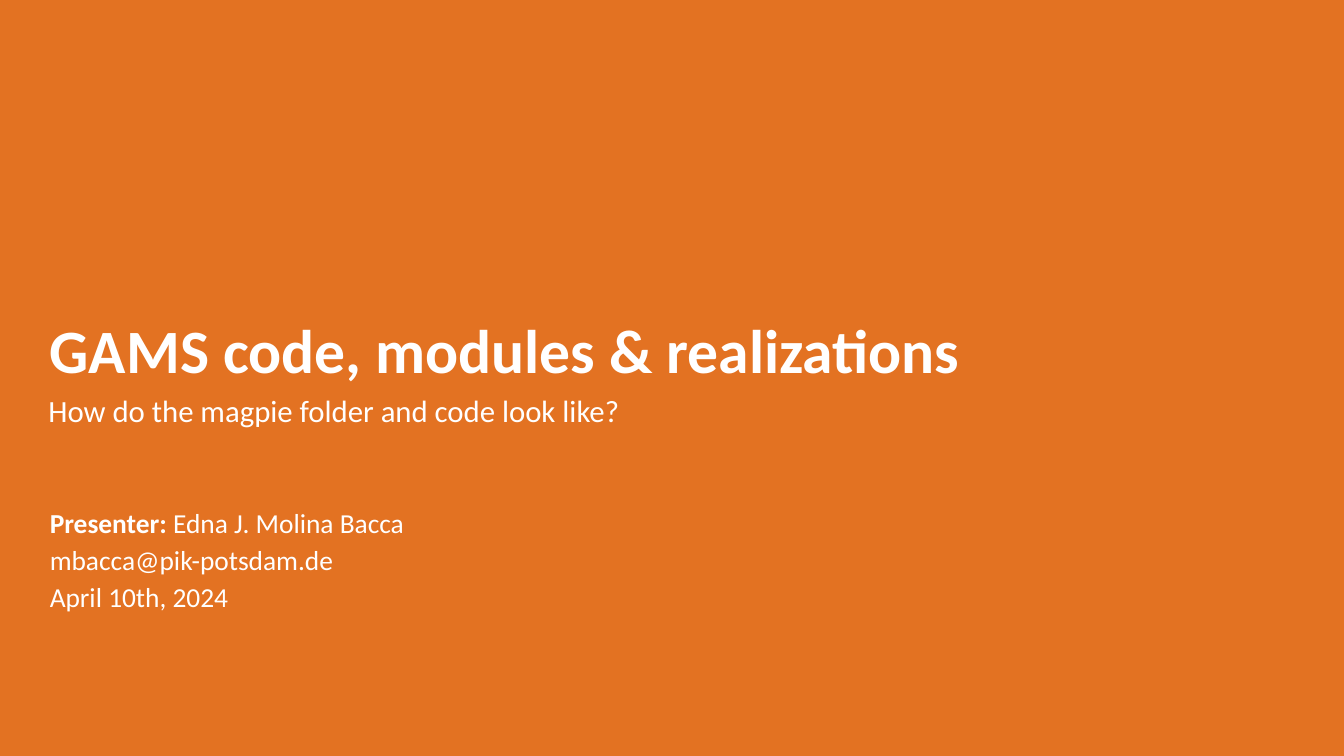
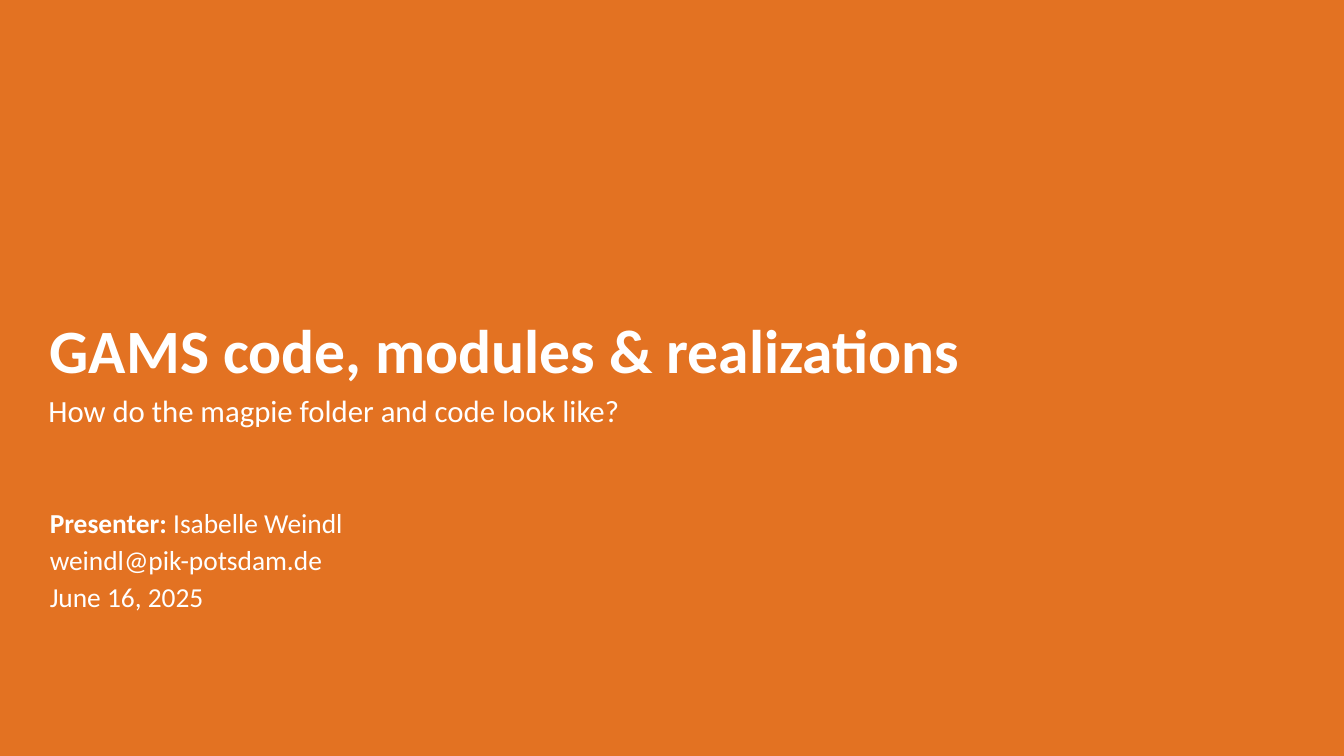
Before and after one commit to magpiemodel/magpiemodel.github.io, a slide deck: slide 1 of assets/slides/GAMS code, modules & realizations.pptx. Drawn at 1344x756 pixels with LibreOffice and Linux fonts; fonts in the diff are those of the drawing; background and template pictures are left out. Boxes give left, top, right and bottom in pixels: in the first picture for what was removed or moved away, otherwise in the second. Text is boxed around its words. In the diff, an @@ line names an element or a change of style, - is before the commit and + after.

```diff
--- a/assets/slides/GAMS code, modules & realizations.pptx
+++ b/assets/slides/GAMS code, modules & realizations.pptx
@@ text at [50,514,342,611]: text changed @@
-Presenter: Edna J. Molina Bacca
-mbacca@pik-potsdam.de
-April 10th, 2024
+Presenter: Isabelle Weindl
+weindl@pik-potsdam.de
+June 16, 2025
```
Also in this commit, not shown: 11 other slides changed, 1 other file.
